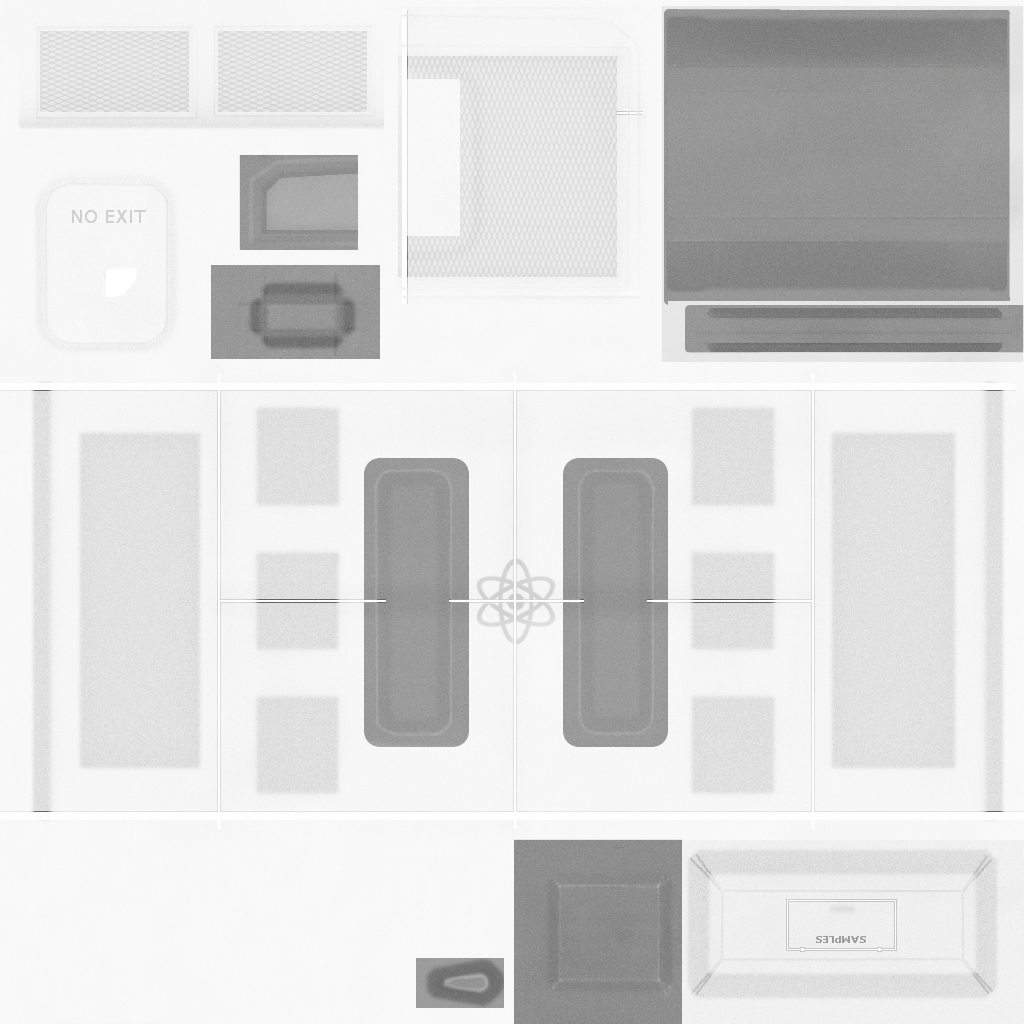
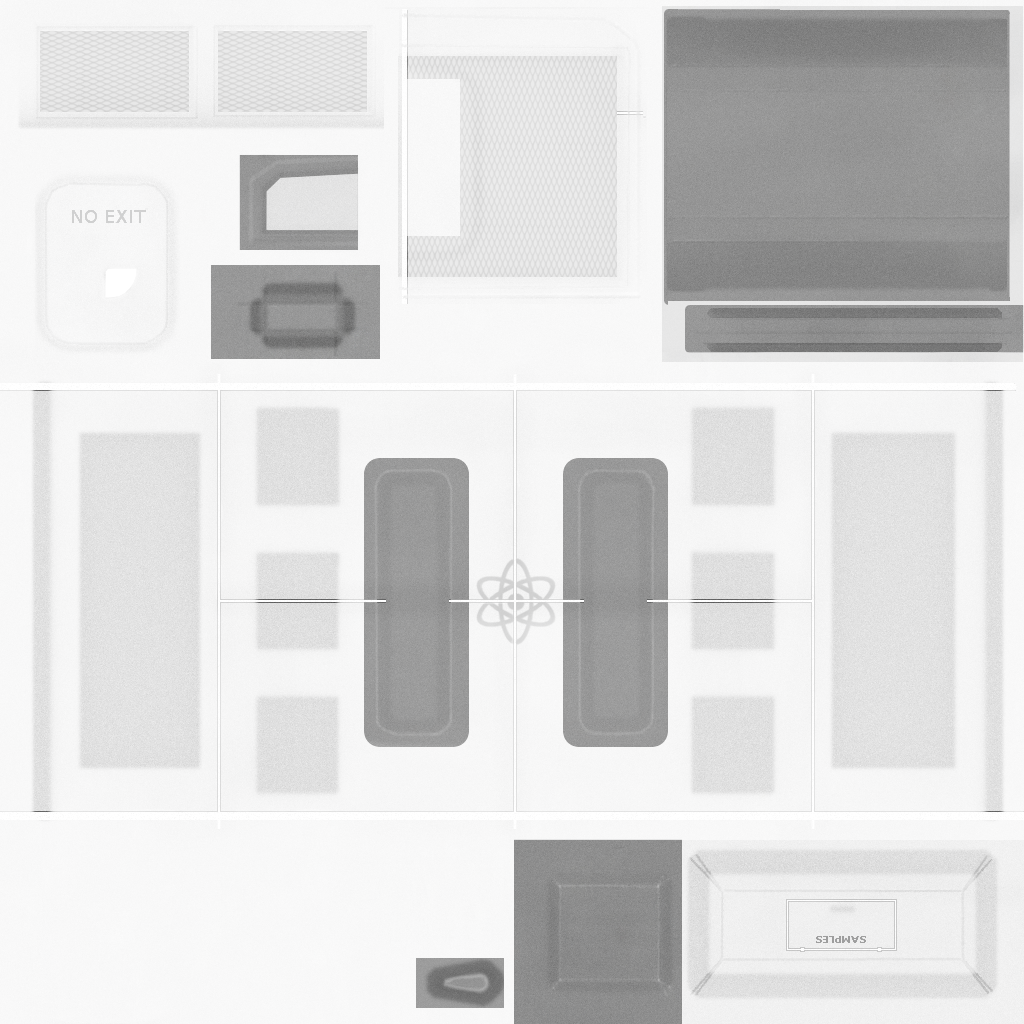
Revision of a layered 1024 × 1024 image; what changed, layer by layer:
painted on "MobileLab.png-Kopie" over (266, 173, 358, 231)
